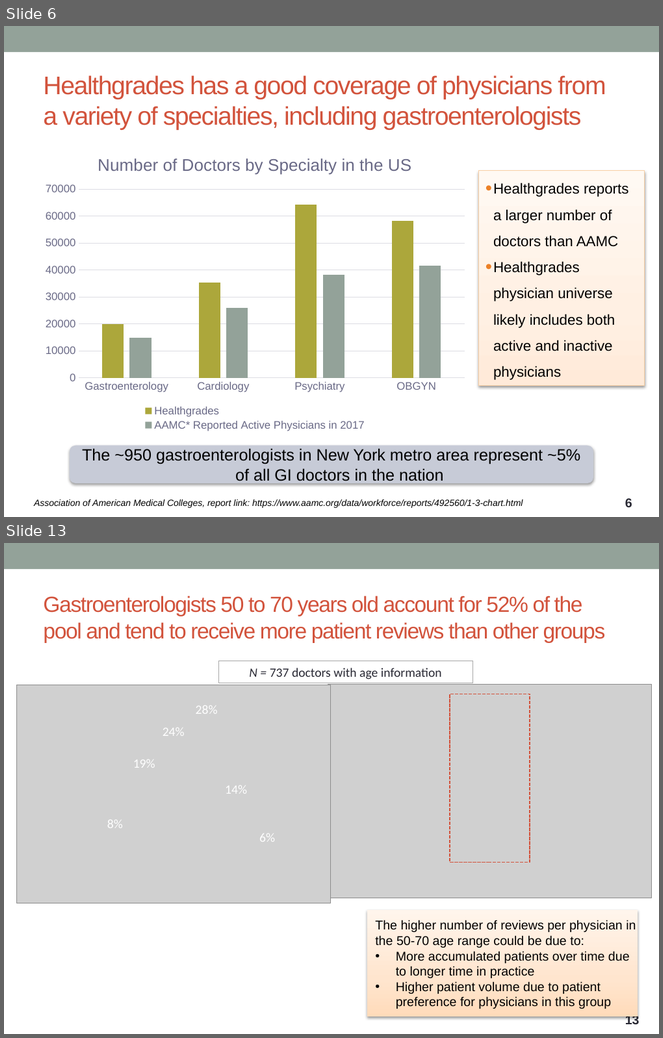
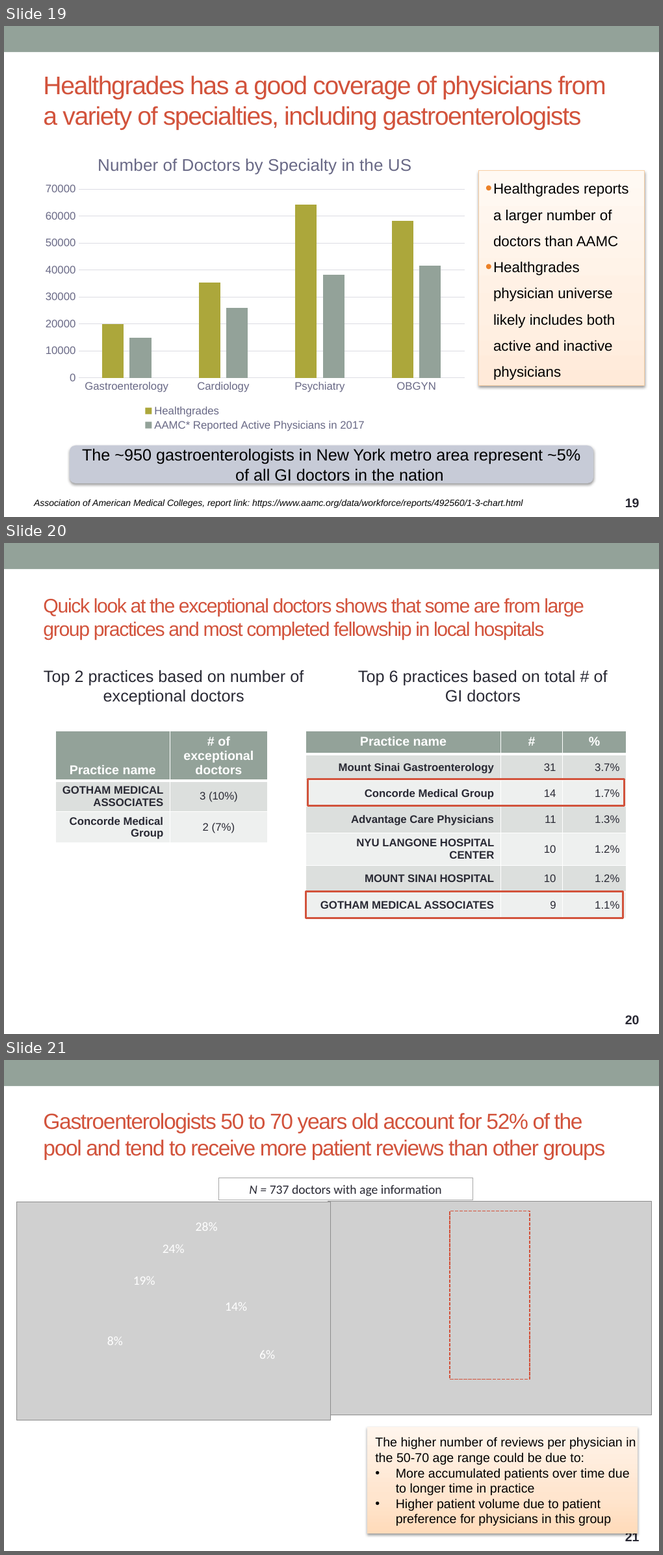
Before and after one commit to ntdsyq/webscraping_healthgrades, a slide deck: 2019-01-28 Webscraping project presentation (healthgrades physician reviews).pptx. Shown one above the other, each under a label of ours: slides 6 and 13 before the commit, slides 19, 20 and 21 after it; the slides between them are not shown. The pictures are 663x1038 and 663x1555 pixels, drawn with LibreOffice and Linux fonts; fonts in the diff are those of the drawing; grey boxes stand for pictures. Boxes give left, top, right and bottom in pixels: in the first picture for what was removed or moved away, otherwise in the second. Text is boxed around its words. In the diff, an @@ line names an element or a change of style, - is before the commit and + after.

```diff
--- a/2019-01-28 Webscraping project presentation (healthgrades physician reviews).pptx
+++ b/2019-01-28 Webscraping project presentation (healthgrades physician reviews).pptx
@@ slide 20 added at (4,543,659,1034), background #FFFFFF; not listed: 2 template elements that a slide beside it also shows @@
@@ title added at (43,598,584,640), 21.6 pt, text #D2533C @@
+Quick look at the exceptional doctors shows that some are from large group practices and most completed fellowship in local hospitals
@@ text added at (44,670,304,705), 18 pt, text #292934 @@
+Top 2 practices based on number of exceptional doctors
@@ text added at (358,670,608,702), 18 pt, text #292934 @@
+Top 6 practices based on total # of GI doctors
@@ table added at (56,731,268,849), 3 rows, 2 columns @@
+Practice name | # of exceptional doctors
+GOTHAM MEDICAL ASSOCIATES | 3 (10%)
+Concorde Medical Group | 2 (7%)
@@ table added at (306,731,627,919), 7 rows, 3 columns @@
+Practice name | # | %
+Mount Sinai Gastroenterology | 31 | 3.7%
+Concorde Medical Group | 14 | 1.7%
+Advantage Care Physicians | 11 | 1.3%
+NYU LANGONE HOSPITAL CENTER | 10 | 1.2%
+MOUNT SINAI HOSPITAL | 10 | 1.2%
+GOTHAM MEDICAL ASSOCIATES | 9 | 1.1%
@@ rectangle added at (308,780,625,806), outline #D2533C 2.08 pt @@
@@ rectangle added at (306,891,623,919), outline #D2533C 2.08 pt @@
@@ what was slide 6 is now slide 19 @@
@@ page number at (625,499,640,508): text changed @@
-6
+19
@@ what was slide 13 is now slide 21 @@
@@ page number at (625,1532,640,1542): text changed @@
-13
+21
```
Also in this commit, not shown: 4 slides changed, 3 other slides added, 9 other files.
